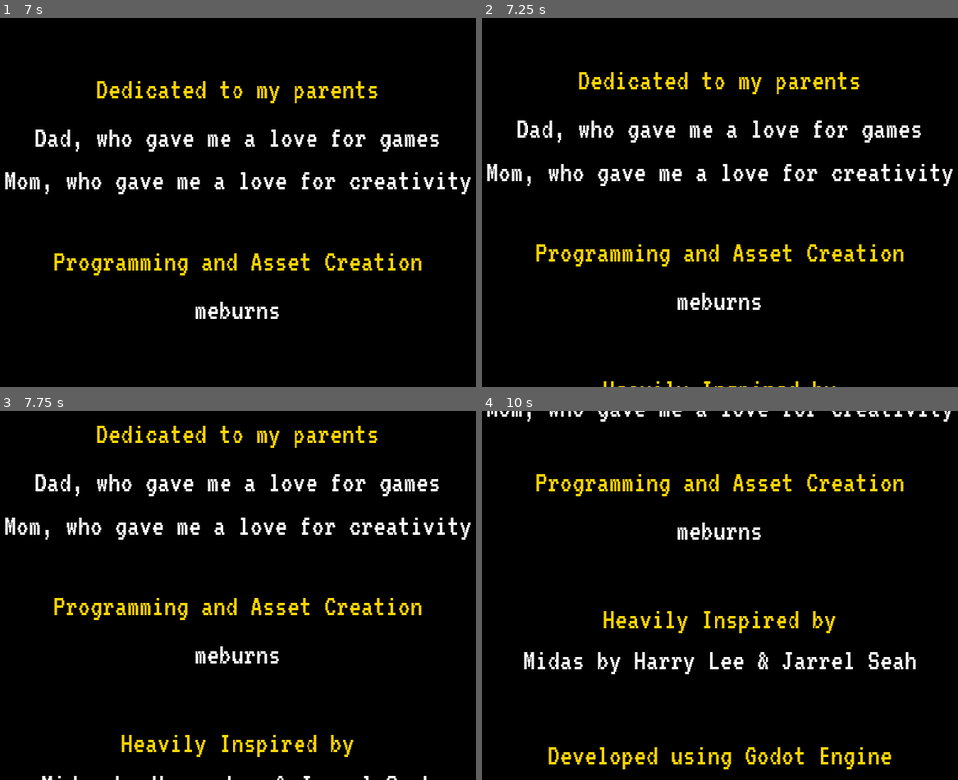
Above: before the commit, frames 1-4 (two rows, left to right).
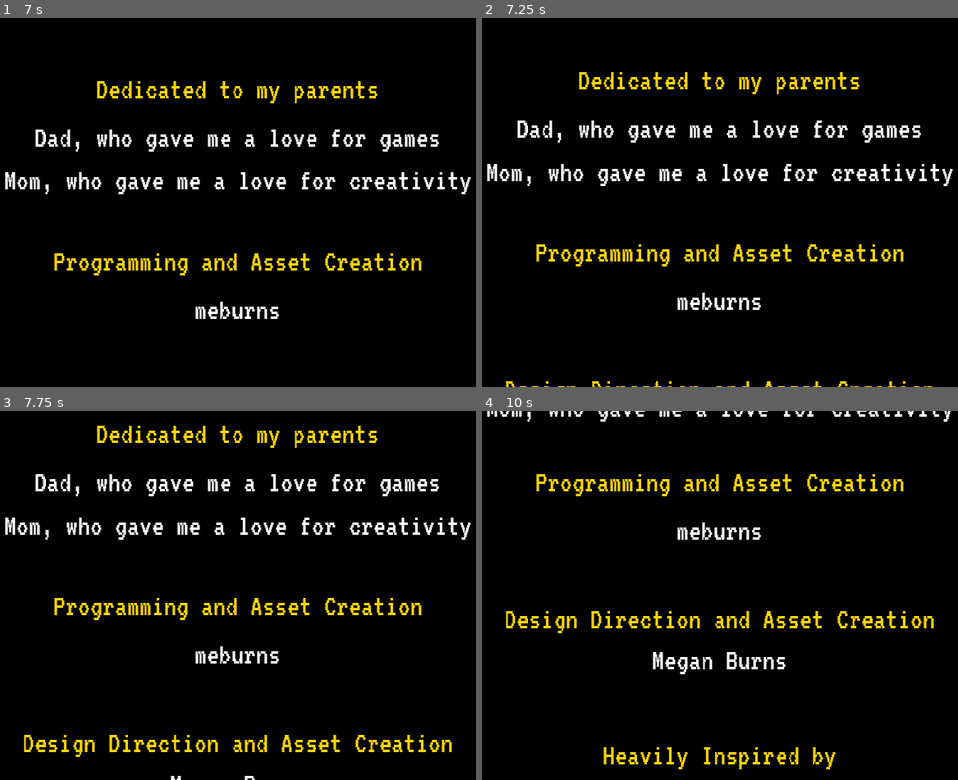
Above: after the commit, the same moments.

Repository: meburns/midas
Game: Godot game, scene res://src/transitions/Credits.tscn
The game is run twice, just before and just after one commit, with the same random seed, the same clock (stepped at 60 frames per second) and the same inputs. This scene is started directly instead of the project's main scene.
Inputs:
- Up to frame 1 (7 s): tap Enter (ui_accept) at 0.5, 1.25 s; hold Right (move_right) 0.53-2.03 s; tap R (refresh) every 0.75 s from 0.6 to 6.6 s; tap Space (jump) at 0.77, 1.52, 3.02, 3.77, 4.52, 6.02, 6.77 s; hold A (move_left) 2.03-2.78 s; hold Right (move_right) 2.78-4.28 s; hold A (move_left) 4.28-5.03 s; hold Right (move_right) 5.03-5.78 s; hold A (move_left) from 5.78 s (still down)
- Up to frame 2 (7.25 s): keep holding A (move_left)
- Up to frame 3 (7.75 s): release A (move_left) at 7.28 s; hold Right (move_right) from 7.28 s (still down); tap R (refresh) at 7.35 s; tap Space (jump) at 7.52 s
- Up to frame 4 (10 s): tap R (refresh) at 8.1, 8.85, 9.6 s; tap Space (jump) at 9.02, 9.77 s; release Right (move_right) at 9.53 s; hold A (move_left) from 9.53 s (still down)

Frame 1 is identical in both runs. In frame 2, 0.3% of the frame differs, in the area x 5-95%, y 98-100%; in frame 3, 1.8%; in frame 4, 4.9%, in the area x 5-95%, y 54-98%.

Commit message:
Change meg credits to better reflect her input

Diff:
--- a/src/transitions/Credits.gd
+++ b/src/transitions/Credits.gd
@@ -35,6 +35,10 @@
 		"",
 		"meburns"
 	],[
+		"Design Direction and Asset Creation",
+		"",
+		"Megan Burns"
+	],[
 		"Heavily Inspired by",
 		"",
 		"Midas by Harry Lee & Jarrel Seah",
@@ -50,7 +54,7 @@
 	],[
 		"Special thanks to",
 		"",
-		"My wife Meg and dog Murphy"
+		"My dog Murphy"
 	],[""]
 ]
 
